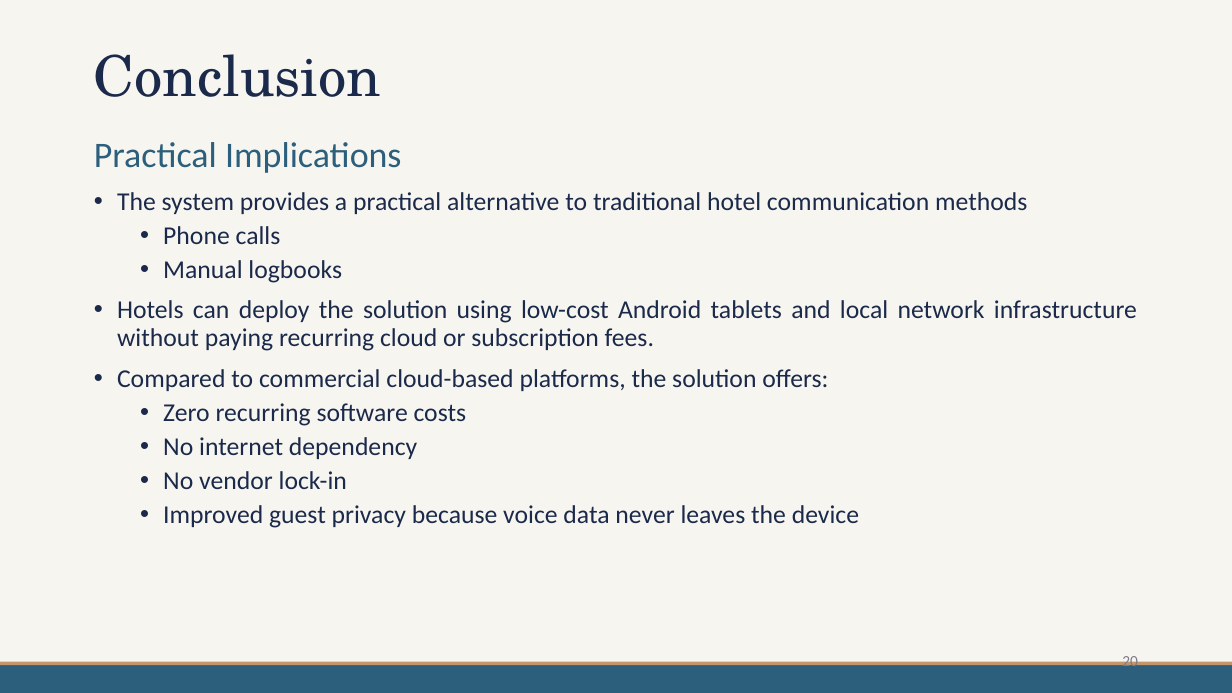
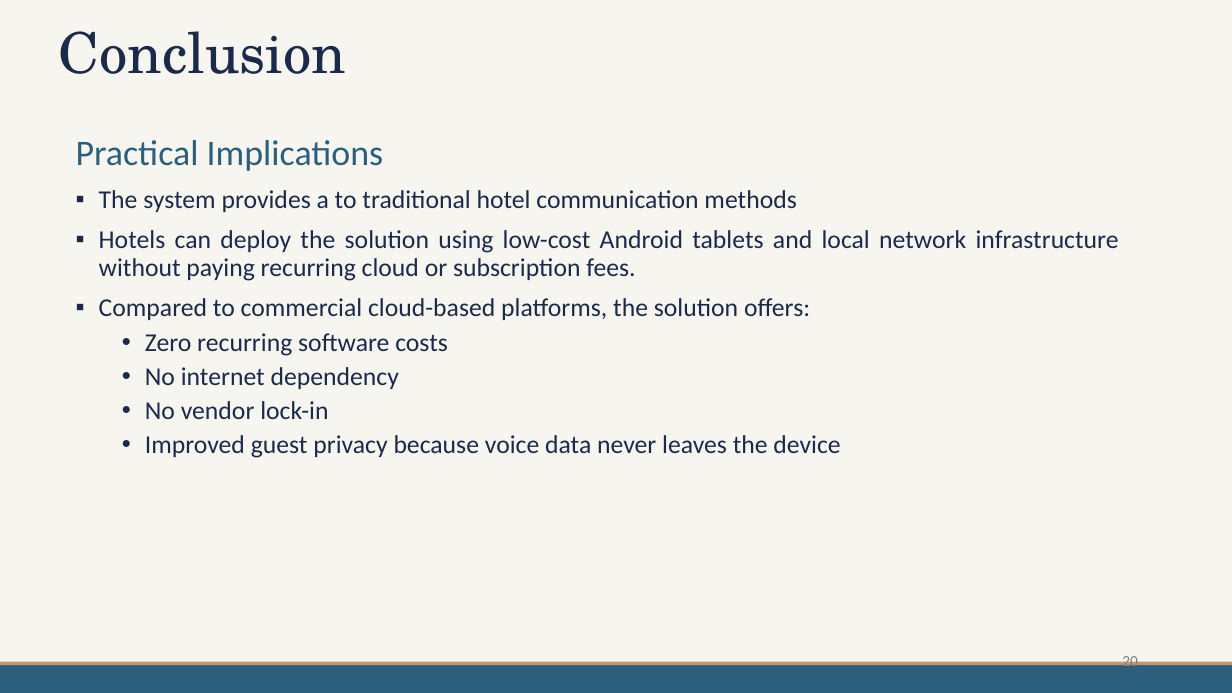
Before and after one commit to mdpw/msc-research, a slide deck: slide 20 of documents/Viva Presentation.pptx. Drawn at 1232x693 pixels with LibreOffice and Linux fonts; fonts in the diff are those of the drawing; background and template pictures are left out. Boxes give left, top, right and bottom in pixels: in the first picture for what was removed or moved away, otherwise in the second. Text is boxed around its words. In the diff, an @@ line names an element or a change of style, - is before the commit and + after.

```diff
--- a/documents/Viva Presentation.pptx
+++ b/documents/Viva Presentation.pptx
@@ title "Conclusion": place and size @@
-title "Conclusion" at (94,54,381,97)
+title "Conclusion" at (59,31,346,74)
@@ text "Practical Implications": place and size @@
-text "Practical Implications" at (94,142,1137,528)
+text "Practical Implications" at (76,140,1119,458)
@@ text at (99,190,796,212): text changed @@
-• The system provides a practical alternative to traditional hotel communication methods
-  • Phone calls
-  • Manual logbooks
+▪ The system provides a to traditional hotel communication methods
@@ text at (99,230,1119,320): bullet • to ▪ @@
```
Also in this commit, not shown: 18 other slides changed, 3 slides added, 3 slides removed.
